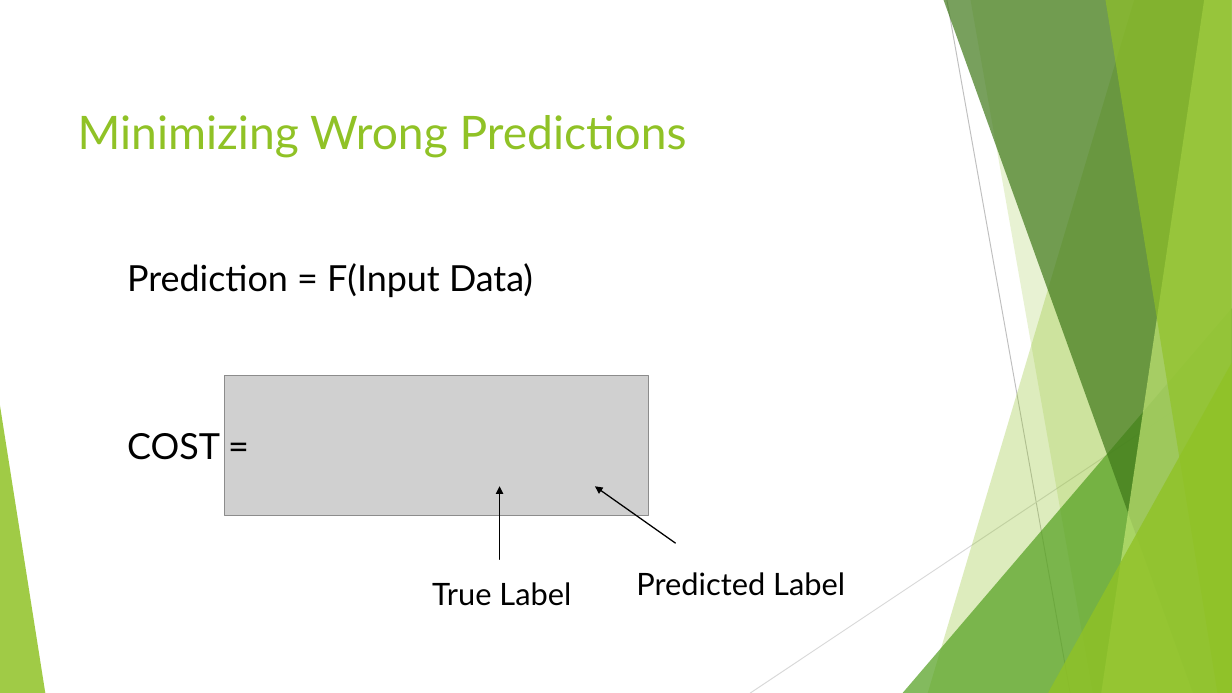
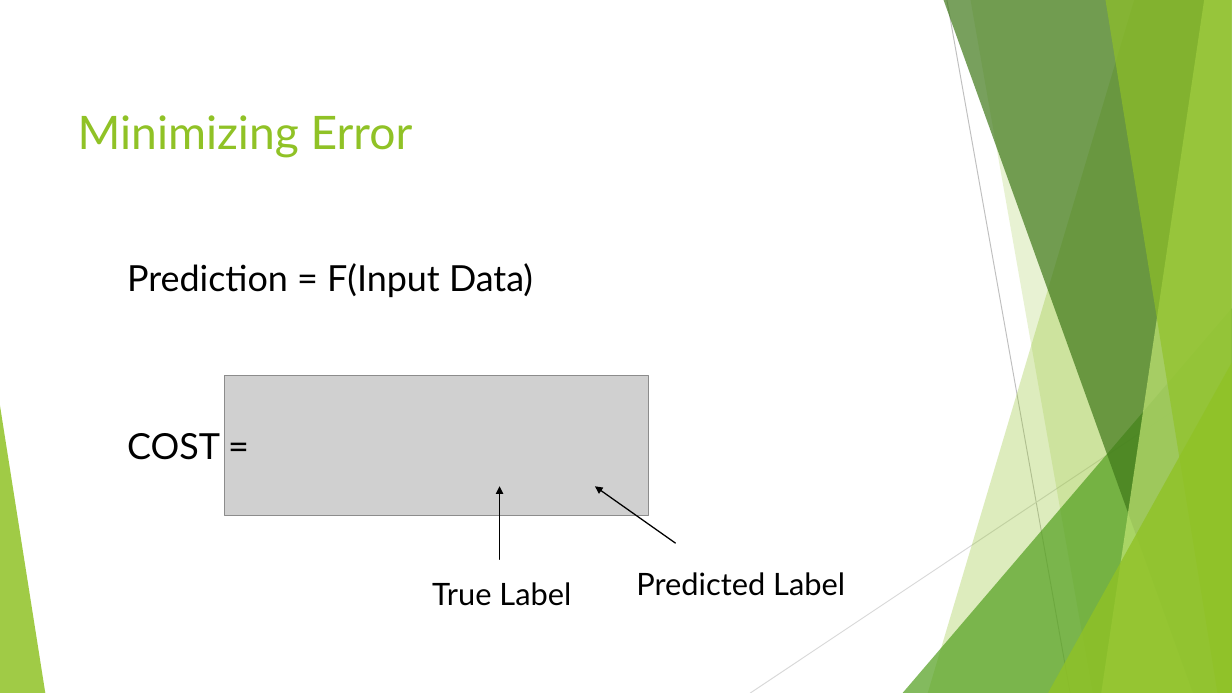
Before and after one commit to ituacm/ITU-ACM-20-21-Spring-Machine-Learning, a slide deck: slide 10 of Week 1/intro_to_ml.pptx. Drawn at 1232x693 pixels with LibreOffice and Linux fonts; fonts in the diff are those of the drawing; grey boxes stand for pictures. Boxes give left, top, right and bottom in pixels: in the first picture for what was removed or moved away, otherwise in the second. Text is boxed around its words. In the diff, an @@ line names an element or a change of style, - is before the commit and + after.

Commit message:
Week 1 updated

```diff
--- a/Week 1/intro_to_ml.pptx
+++ b/Week 1/intro_to_ml.pptx
@@ text at <box>78,115,413,158</box>: text changed @@
-Minimizing Wrong Predictions
+Minimizing Error
```
